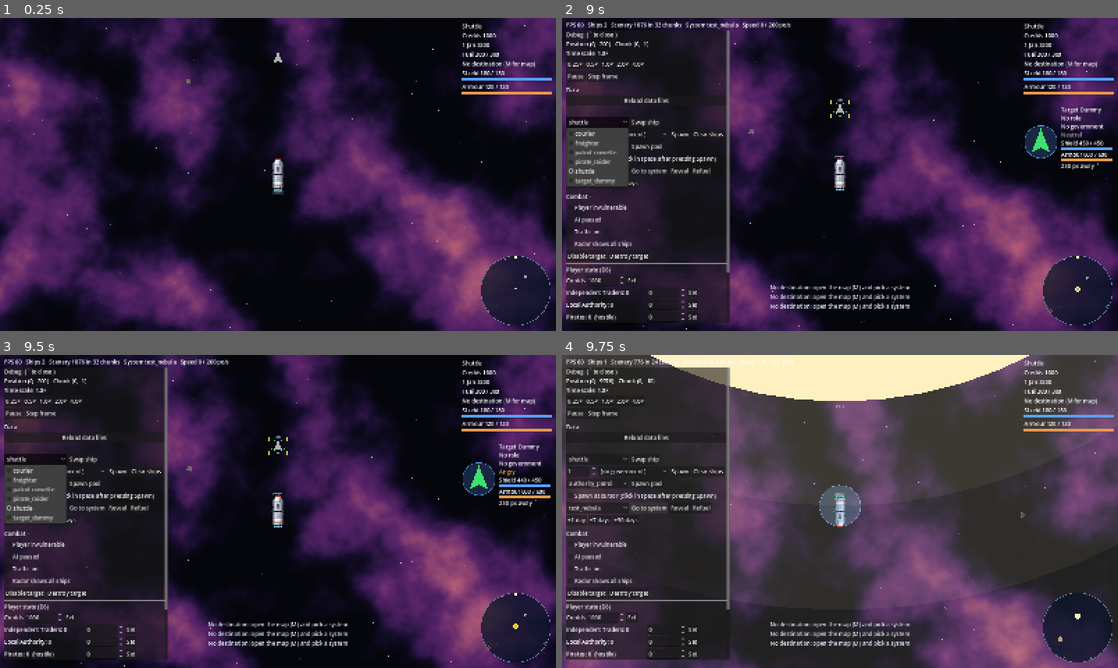
Above: before the commit, frames 1-4 (two rows, left to right).
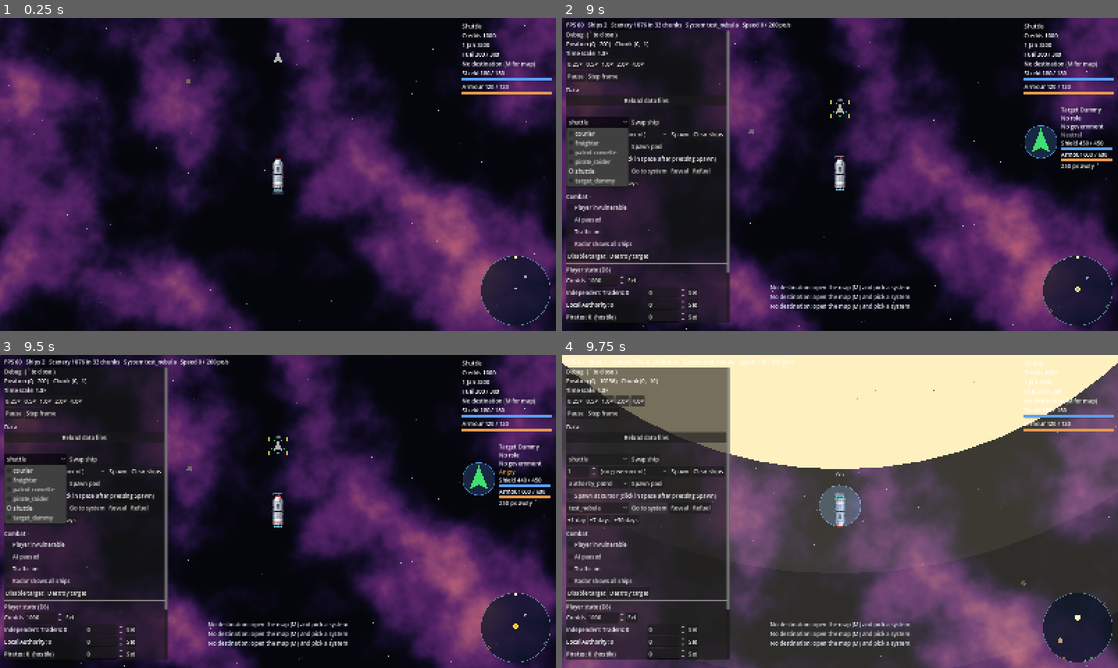
Above: after the commit, the same moments.

Repository: jarrad-h/Terminal_Velocity
Game: Godot game, scene res://tests/smoke/scenario.tscn
Two runs of this game, one before a commit and one after it. Both use one fixed random seed, a clock stepped at 60 frames per second and the inputs below. This scene is started directly instead of the project's main scene.
Inputs (mouse positions are in pixels of both pictures, inside the frame that each line leads up to):
- Up to frame 1 (0.25 s): no input
- Up to frame 2 (9 s): tap Enter at 0.5 s; move the mouse to (962, 158) at 0.52 s; hold Right (turn_right) 0.53-1.25 s; hold J (jump) 0.53-1.25 s; click (962, 158) at 0.67 s; drag from (728, 190) to (589, 168) at 1.27 s; move the mouse to (895, 105) at 2.02 s; hold Right (turn_right) 2.03-2.75 s; hold B (board) 2.03-2.75 s; tap J (jump) at 2.3, 3.77, 3.8, 4.07, 5.3, 6.77, 6.8, 7.07 s; drag from (812, 237) to (1001, 193) at 2.77 s; move the mouse to (1006, 221) at 3.52 s; hold Left (turn_left) 3.53-4.25 s; hold F (fire_secondary) 3.53-4.25 s; drag from (673, 127) to (756, 96) at 4.27 s; move the mouse to (867, 174) at 5.02 s; hold Down (reverse) 5.03-5.75 s; hold R (target_nearest) 5.03-5.75 s; click (867, 174) at 5.17 s; tap Space (fire_primary) at 5.75 s; drag from (756, 96) to (728, 190) at 5.77 s; move the mouse to (962, 158) at 6.52 s; hold Up (thrust) 6.53-7.25 s; hold Shift 6.53-7.25 s; drag from (728, 190) to (667, 265) at 7.27 s; move the mouse to (895, 105) at 8.02 s; hold Down (reverse) 8.03-8.75 s; hold J (jump) 8.03-8.75 s; tap Ctrl at 8.1 s; click "shuttle" at 8.75 s
- Up to frame 3 (9.5 s): no input
- Up to frame 4 (9.75 s): click "Go to system" at 9.5 s

Frames 1-3 are identical in both runs. In frame 4, 19% of the frame differs, in the area x 0-100%, y 0-100%.

Commit message:
p2m1: TR4 arrive 2 s outside the jump radius; C7 disabled ships coast to a stop
Playtest design changes confirmed by Jarrad: hyperspace.arrival_grace_seconds
(2) puts arrivals that many seconds of travel outside the jump radius so J
works at once; combat.disabled_drag (30 px/s^2) slows every disabled ship to
a stop. Spec (TR4, C7), decisions, README, unit and scenario tests updated.

Co-Authored-By: Claude Opus 5.5 <noreply@anthropic.com>
Claude-Session: https://claude.ai/code/session_01Ax4jfWUi5wner9vhz7Rz79

Diff:
--- a/data/game.json
+++ b/data/game.json
@@ -8,7 +8,8 @@
     "thrust_angle": 20,
     "overdrive_accel_factor": 5,
     "engage_speed_factor": 8,
-    "arrival_speed_fraction": 0.5
+    "arrival_speed_fraction": 0.5,
+    "arrival_grace_seconds": 2
   },
   "art_scale": 1.0,
   "mounts": {
@@ -40,7 +41,7 @@
     "time": 2,
     "assist_armor_pct": 50
   },
-  "combat": {"friendly_fire_pct": 100},
+  "combat": {"friendly_fire_pct": 100, "disabled_drag": 30},
   "camera": {"zoom": 0.75, "smoothing_speed": 0},
   "ai": {
     "thrust_angle": 35,
--- a/scripts/data/data_loader.gd
+++ b/scripts/data/data_loader.gd
@@ -17,7 +17,8 @@
 	"art_scale": 1.0,
 	"calendar": {"start_date": "3200-01-01"},
 	"hyperspace": {"stop_speed": 2.0, "align_tolerance": 1.0, "thrust_angle": 20.0,
-		"overdrive_accel_factor": 6.0, "engage_speed_factor": 4.0, "arrival_speed_fraction": 0.5},
+		"overdrive_accel_factor": 6.0, "engage_speed_factor": 4.0, "arrival_speed_fraction": 0.5,
+		"arrival_grace_seconds": 2.0},
 	"mounts": {"arc": {"pivot": 30.0, "turret": 360.0}, "traverse": {"pivot": 180.0, "turret": 360.0},
 		"fire_tolerance": 5.0, "turret_sprites": {"small": "", "medium": "", "large": "", "point_defence": ""}},
 	"camera": {"zoom": 1.0, "smoothing_speed": 0.0},
@@ -25,7 +26,7 @@
 		"rescue_fee_pct": 10.0, "rescue_days": [2.0, 5.0], "pod_speed": 600.0, "pod_time": 3.0},
 	"landing": {"max_speed": 60.0, "radius_fraction": 0.6, "repair_cost_per_point": 0.0},
 	"boarding": {"range": 60.0, "max_speed": 40.0, "time": 2.0, "assist_armor_pct": 50.0},
-	"combat": {"friendly_fire_pct": 100.0},
+	"combat": {"friendly_fire_pct": 100.0, "disabled_drag": 30.0},
 	"local_space": {"chunk_size": 1024.0},
 	"ai": {"thrust_angle": 35.0,
 		"standoff_fraction": 0.4, "think_interval": 0.25, "disengage_factor": 1.5,
@@ -182,7 +183,9 @@
 		boarding.error("time", "must be more than 0")
 	if boarding.has("assist_armor_pct") and float(boarding.data["assist_armor_pct"]) > 100.0:
 		boarding.error("assist_armor_pct", "must be at most 100")
-	reader.object("combat").number("friendly_fire_pct", 100.0, false, 0.0)
+	var combat: DefReader = reader.object("combat")
+	combat.number("friendly_fire_pct", 100.0, false, 0.0)
+	combat.number("disabled_drag", 0.0, false, 0.0)
 	var ai: DefReader = reader.object("ai")
 	for key: String in SETTINGS_DEFAULTS["ai"]:
 		if SETTINGS_DEFAULTS["ai"][key] is Array:
--- a/scripts/ship/ship_body.gd
+++ b/scripts/ship/ship_body.gd
@@ -16,5 +16,7 @@
 func _physics_process(delta: float) -> void:
 	var input: FlightInput = ship.get_flight_input()  # may hold the ship still (TR2)
 	state = FlightModel.step(state, input, ship.flight_stats(), delta)
+	if ship.health.is_disabled:
+		state.velocity = FlightModel.coast(state.velocity, float(DataRegistry.settings["combat"]["disabled_drag"]), delta)
 	ship.position = state.position
 	ship.rotation = state.rotation
--- a/scripts/sim/flight_model.gd
+++ b/scripts/sim/flight_model.gd
@@ -24,6 +24,14 @@
 	return next
 
 
+## C7: a disabled ship coasts to a stop, losing `drag` px/s of speed per second.
+static func coast(velocity: Vector2, drag: float, delta: float) -> Vector2:
+	var speed: float = velocity.length()
+	if speed <= 0.0 or drag <= 0.0:
+		return velocity
+	return velocity * (maxf(speed - drag * delta, 0.0) / speed)
+
+
 ## Unit vector the ship faces at `rotation`.
 static func heading(rotation: float) -> Vector2:
 	return Vector2.UP.rotated(rotation)
--- a/scripts/sim/hyperlanes.gd
+++ b/scripts/sim/hyperlanes.gd
@@ -119,10 +119,12 @@
 	return ""
 
 
-## TR4: arrival on the side of the destination facing the origin, at its jump
-## radius, moving inward along the bearing (origin → destination) at `speed`.
-static func arrival(travel_bearing: Vector2, jump_radius: float, speed: float) -> FlightState:
-	return FlightState.new(-travel_bearing * jump_radius, travel_bearing * speed, Aim.rotation_of(travel_bearing))
+## TR4: arrival on the side of the destination facing the origin, `grace`
+## seconds of travel outside its jump radius (so the next jump can start at
+## once), moving inward along the bearing (origin → destination) at `speed`.
+static func arrival(travel_bearing: Vector2, jump_radius: float, speed: float, grace: float = 0.0) -> FlightState:
+	var distance: float = jump_radius + speed * maxf(grace, 0.0)
+	return FlightState.new(-travel_bearing * distance, travel_bearing * speed, Aim.rotation_of(travel_bearing))
 
 
 static func _less(a: Vector2i, b: Vector2i) -> bool:
--- a/scripts/world/system_scene.gd
+++ b/scripts/world/system_scene.gd
@@ -97,8 +97,9 @@
 	var next: SystemDef = DataRegistry.get_system(system_id)
 	var player: Ship = get_tree().get_first_node_in_group(&"player")
 	if player != null and next != null:
-		var speed: float = player.def.top_speed * float(DataRegistry.settings["hyperspace"]["arrival_speed_fraction"])
-		var arrival: FlightState = Hyperlanes.arrival(bearing, next.jump_radius, speed)
+		var settings: Dictionary = DataRegistry.settings["hyperspace"]
+		var speed: float = player.def.top_speed * float(settings["arrival_speed_fraction"])
+		var arrival: FlightState = Hyperlanes.arrival(bearing, next.jump_radius, speed, float(settings["arrival_grace_seconds"]))
 		player.place(arrival.position, arrival.rotation, arrival.velocity)
 		player.set_target(null)
 	load_system(system_id)
--- a/tests/smoke/scenario.gd
+++ b/tests/smoke/scenario.gd
@@ -169,6 +169,16 @@
 
 	dummy.health.force_disable()
 	_check(dummy.health.is_disabled and not dummy.can_act(), "disabled at 33%% armour (C7)")
+	var coaster: Ship = _debug.spawn_ships("shuttle", 1, "", player.global_position + Vector2(-600.0, 0.0))[0]
+	coaster.health.force_disable()
+	coaster.body.state.velocity = Vector2(60.0, 0.0)
+	await _frames(30)
+	var coasting: float = coaster.get_velocity().length()
+	_check(coasting < 60.0 and coasting > 0.0, "C7: a disabled ship slows down (%.1f px/s)" % coasting)
+	await _frames(90)
+	_check(coaster.get_velocity().is_zero_approx(), "C7: ...and comes to a stop")
+	coaster.remove_from_group(&"ships")
+	coaster.queue_free()
 	dummy.health.force_destroy()
 	await _frames(2)
 	_check(not is_instance_valid(dummy), "destroyed dummy removed (C7)")
@@ -723,9 +733,15 @@
 	_check(GameState.clock.day == day_before + Hyperlanes.jump_days(length, player.def.jump_speed), "TM2: the jump cost its days")
 	_check(is_equal_approx(travel.fuel, fuel_before - player.def.jump_fuel), "TR8: the jump cost its fuel")
 	var new_radius: float = scene_root.system.jump_radius
-	_check(absf(player.global_position.length() - new_radius) < 60.0, "TR4: arrives at the jump radius (%f)" % player.global_position.length())
+	var arrival_speed: float = player.def.top_speed * float(DataRegistry.settings["hyperspace"]["arrival_speed_fraction"])
+	var grace: float = float(DataRegistry.settings["hyperspace"]["arrival_grace_seconds"])
+	var out_by: float = player.global_position.length() - new_radius
+	_check(out_by > 0.0 and absf(out_by - arrival_speed * grace) < 20.0, "TR4: arrives %.1f s of travel outside the jump radius (%.0f px)" % [grace, out_by])
 	_check(player.global_position.normalized().dot(-bearing) > 0.99, "TR4: arrives on the side facing the origin")
-	var arrival_speed: float = player.def.top_speed * float(DataRegistry.settings["hyperspace"]["arrival_speed_fraction"])
+	travel.route.assign([travel.destination()]) if not travel.route.is_empty() else null
+	if not travel.route.is_empty():
+		_check(hyper.try_jump() == "", "TR4: J works straight away on arrival")
+		hyper.cancel("test")
 	_check(player.get_velocity().normalized().dot(bearing) > 0.99 and absf(player.get_velocity().length() - arrival_speed) < 1.0, "TR4: moving inward at reduced speed")
 	_check(travel.map_state(galaxy, destination) == "explored", "TR7: visiting explores")
 	_check(travel.destination() == "lumen", "TR7: the next leg is selected")
--- a/tests/unit/test_flight_model.gd
+++ b/tests/unit/test_flight_model.gd
@@ -92,3 +92,14 @@
 	for i: int in 600:
 		s = FlightModel.step(s, FlightInput.new(true), stats, DT)
 	assert_near(s.velocity.length(), float(raw["top_speed"]), "speed caps at the JSON top_speed")
+
+
+func test_disabled_ship_coasts_to_a_stop() -> void:
+	var v := Vector2(300, 400)  # 500 px/s
+	var after: Vector2 = FlightModel.coast(v, 30.0, 1.0)
+	assert_near(after.length(), 470.0, "C7: loses drag px/s each second")
+	assert_vec_near(after.normalized(), v.normalized(), "keeps its direction")
+	for i: int in 20:
+		after = FlightModel.coast(after, 30.0, 1.0)
+	assert_vec_near(after, Vector2.ZERO, "comes to rest, never reverses")
+	assert_vec_near(FlightModel.coast(v, 0.0, 1.0), v, "0 drag drifts forever")
--- a/tests/unit/test_travel.gd
+++ b/tests/unit/test_travel.gd
@@ -88,6 +88,8 @@
 	assert_vec_near(s.position, Vector2(-8000, 0), "TR4: arrives on the side facing the origin")
 	assert_vec_near(s.velocity, Vector2(130, 0), "TR4: moving inward along the bearing at reduced speed")
 	assert_vec_near(FlightModel.heading(s.rotation), Vector2.RIGHT, "facing the direction of travel")
+	var outside: FlightState = Hyperlanes.arrival(b, 8000.0, 130.0, 2.0)
+	assert_vec_near(outside.position, Vector2(-8260, 0), "TR4: two seconds of travel outside the jump radius")
 
 
 func test_calendar_dates() -> void:
Not shown, changed: data/README.md
Not shown, changed: docs/decisions.md
Not shown, changed: docs/devlog.md
Not shown, changed: docs/phase2-spec.md
Not shown, changed: docs/spec.md
